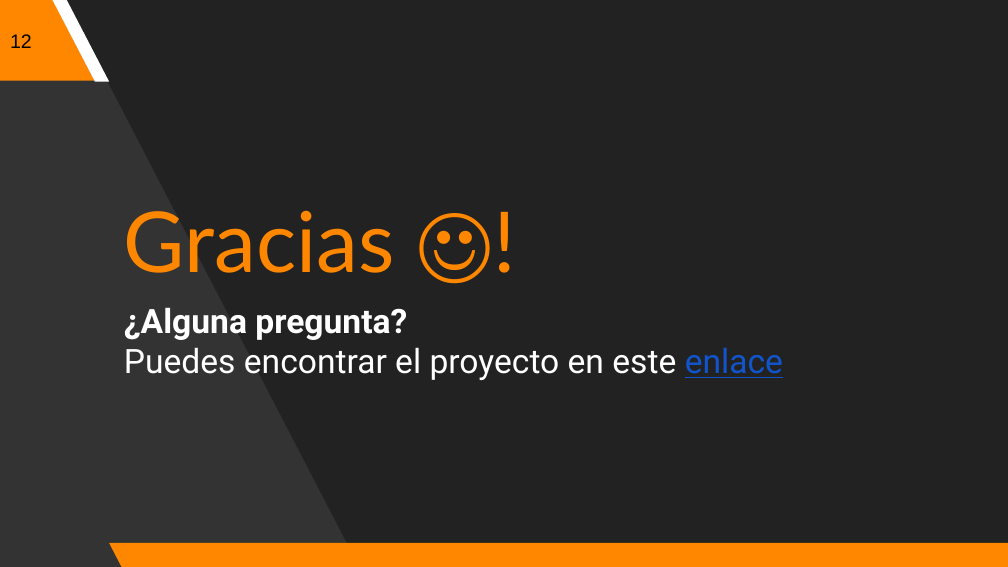
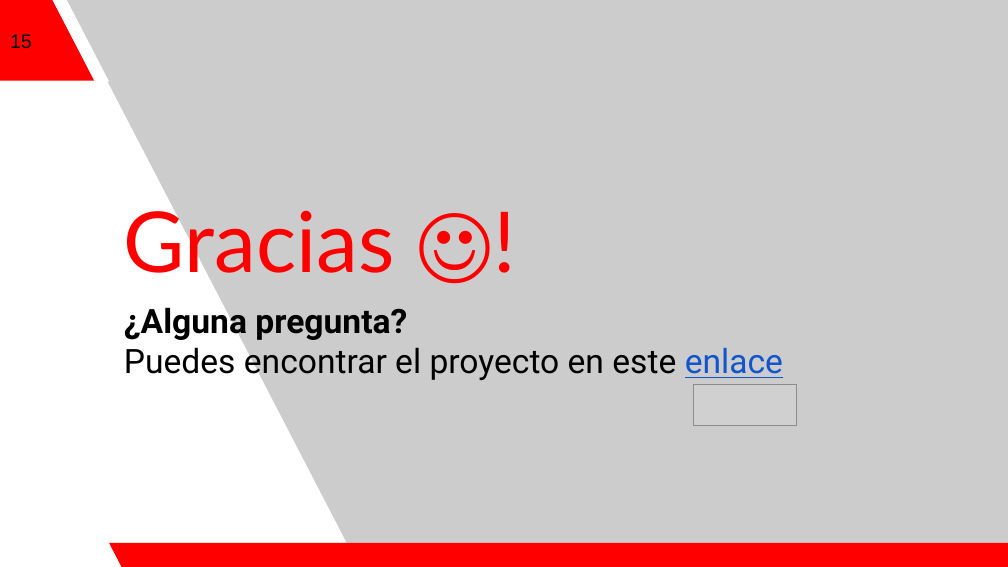
Before and after one commit to Linkk15/practicasEmpresa, a slide deck: slide 15 of appWebAngularJS/miPresent.pptx (slide 12 before the commit). Drawn at 1008x567 pixels with LibreOffice and Linux fonts; fonts in the diff are those of the drawing; grey boxes stand for pictures. Boxes give left, top, right and bottom in pixels: in the first picture for what was removed or moved away, otherwise in the second. Text is boxed around its words. In the diff, an @@ line names an element or a change of style, - is before the commit and + after.

```diff
--- a/appWebAngularJS/miPresent.pptx
+++ b/appWebAngularJS/miPresent.pptx
@@ background #222222 to #CCCCCC @@
@@ freeform shape at <box>0,0,359,567</box>: fill #333333 to #FFFFFF @@
@@ parallelogram at <box>0,0,94,81</box>: fill #FF8700 to #FF0000 @@
@@ page number at <box>10,34,32,49</box>: text changed @@
-12
+15
@@ title "Gracias ☺!" at <box>124,199,395,287</box>: text colour #FF8700 to #FF0000 @@
@@ subtitle "¿Alguna pregunta?" at <box>124,302,783,382</box>: text colour #FFFFFF to #000000 in "¿Alguna pregunta?", "Puedes encontrar el proyecto en este" @@
@@ picture added at <box>694,385,796,426</box> @@
@@ parallelogram at <box>109,543,1008,567</box>: fill #FF8700 to #FF0000 @@
```
Also in this commit, not shown: 11 other slides changed, 3 slides added.
